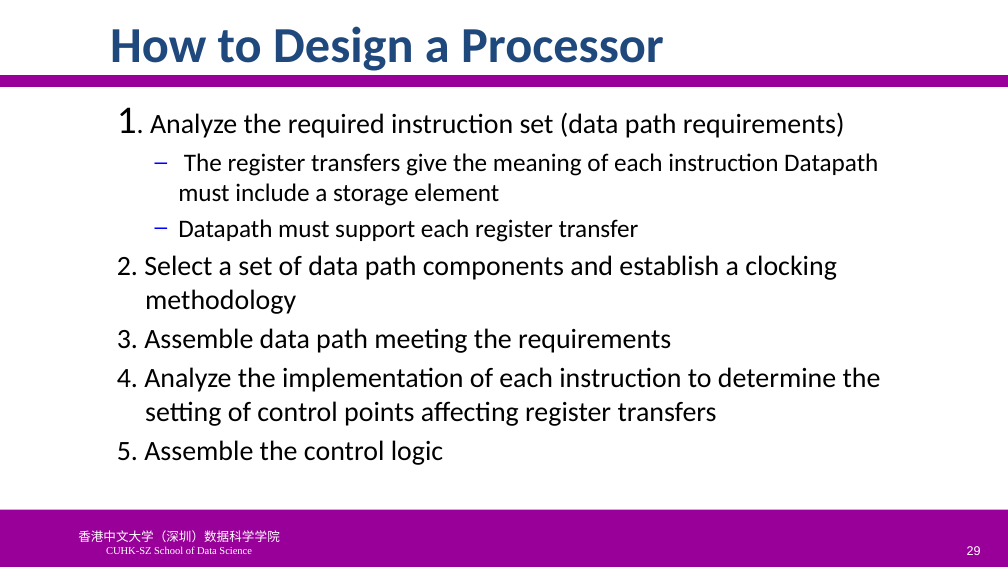
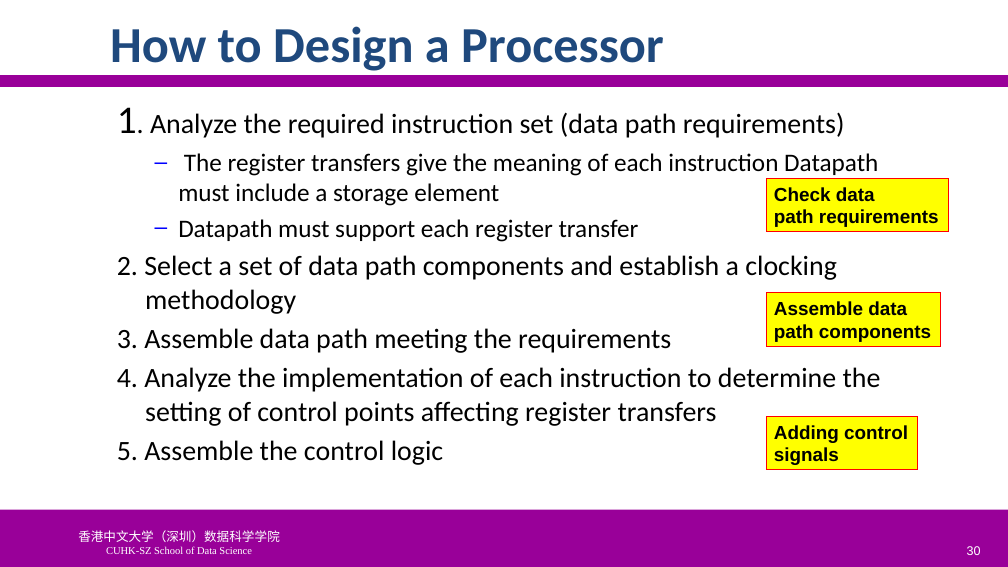
Before and after one commit to SUNCHAOYI923/CMU_CSAPP, a slide deck: slide 30 of slide/CA3060-4-ProcessorArchitecture.pptx (slide 29 before the commit). Drawn at 1008x567 pixels with LibreOffice and Linux fonts; fonts in the diff are those of the drawing; background and template pictures are left out. Boxes give left, top, right and bottom in pixels: in the first picture for what was removed or moved away, otherwise in the second. Text is boxed around its words. In the diff, an @@ line names an element or a change of style, - is before the commit and + after.

```diff
--- a/slide/CA3060-4-ProcessorArchitecture.pptx
+++ b/slide/CA3060-4-ProcessorArchitecture.pptx
@@ rectangle added at [767, 178, 948, 232], fill #FFFF00, outline #FF0000 0.75 pt, 18 pt, text #000000, bold @@
+Check data
+path requirements
@@ rectangle added at [767, 293, 941, 346], fill #FFFF00, outline #FF0000 0.75 pt, 18 pt, text #000000, bold @@
+Assemble data
+path components
@@ rectangle added at [767, 416, 918, 470], fill #FFFF00, outline #FF0000 0.75 pt, 18 pt, text #000000, bold @@
+Adding control
+signals
@@ page number at [967, 546, 981, 555]: text changed @@
-29
+30
```
Also in this commit, not shown: 6 other slides changed, 5 slides added, 11 slides removed, 8 other files.
